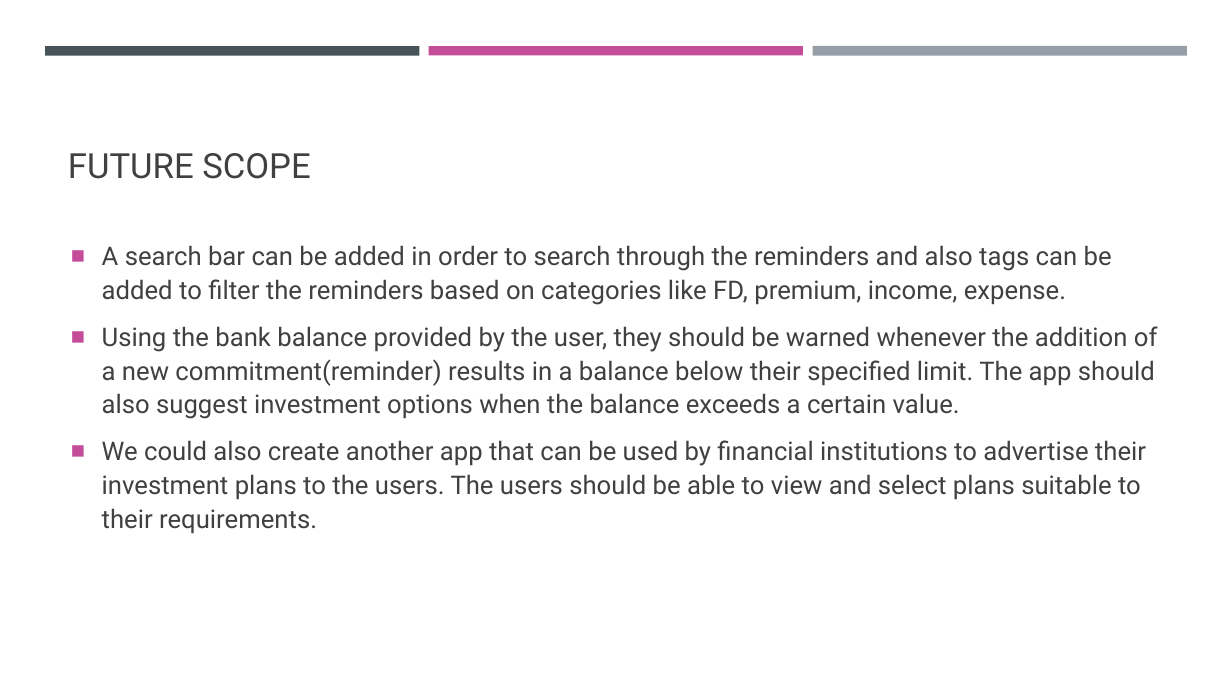
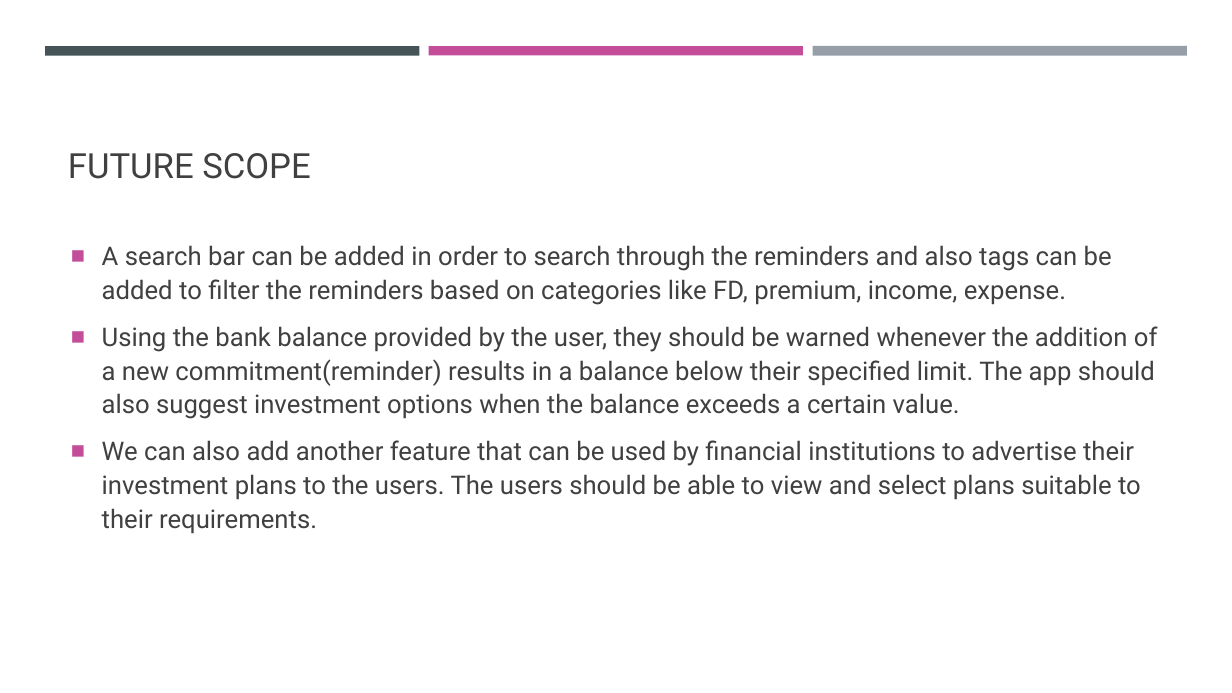
Before and after one commit to ssathyanaray2/Payment_Tracker, a slide deck: slide 5 of fppt.pptx. Drawn at 1232x693 pixels with LibreOffice and Linux fonts; fonts in the diff are those of the drawing. Boxes give left, top, right and bottom in pixels: in the first picture for what was removed or moved away, otherwise in the second. Text is boxed around its words. In the diff, an @@ line names an element or a change of style, - is before the commit and + after.

```diff
--- a/fppt.pptx
+++ b/fppt.pptx
@@ text at (102,440,1141,534): text changed @@
-■ We could also create another app that can be used by financial institutions to advertise their investment plans to the users. The users should be able to view and select plans suitable to their requirements.
+■ We can also add another feature that can be used by financial institutions to advertise their investment plans to the users. The users should be able to view and select plans suitable to their requirements.
```
Also in this commit, not shown: 1 other slide changed, 1 other file.
